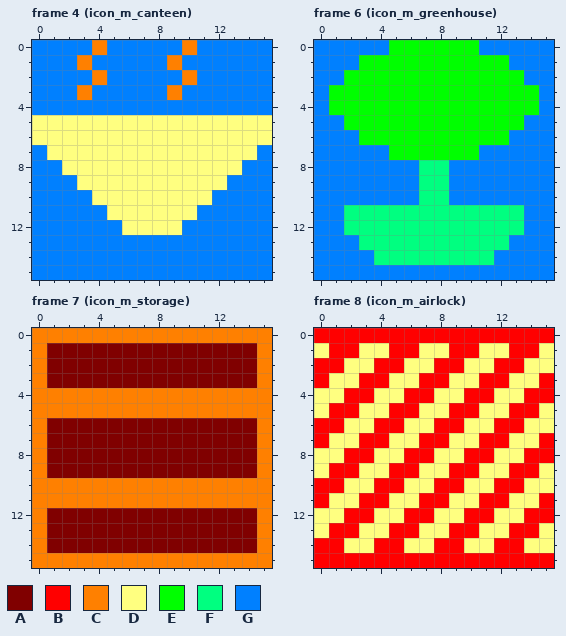
Pixel-art file: assets/aseprite/planetbase_icons_m_cpc_mode0.aseprite. Above is the file before it was changed.
16x16 pixels, 8 frames. Shown: frame 4 (icon_m_canteen), frame 6 (icon_m_greenhouse), frame 7 (icon_m_storage), frame 8 (icon_m_airlock). The commit also changed other frames, which this record leaves out.
Palette (. is transparent): A #800000  B #ff0000  C #ff8000  D #ffff80  E #00ff00  F #00ff80  G #0080ff
After the commit:
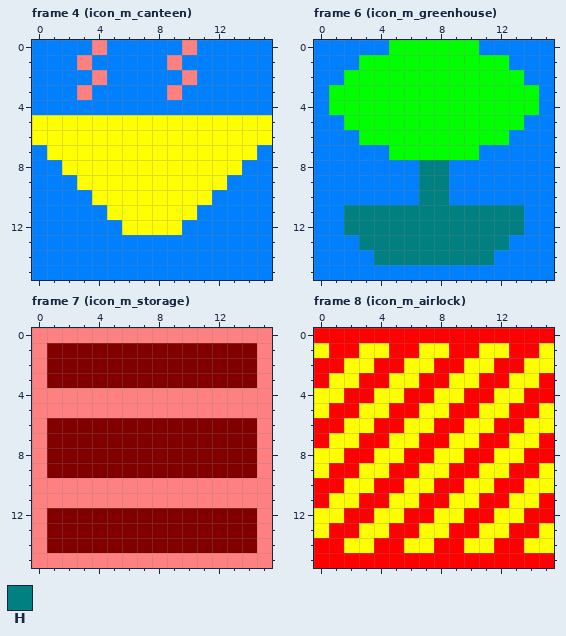
Colours new in this view: H #008080
Edits made:
colour C: #ff8000 -> #ff8080
colour D: #ffff80 -> #ffff00
Frame 6 (icon_m_greenhouse):
y 8..10: x 7..8 FF -> HH
y 11..12: x 2..13 FFFFFFFFFFFF -> HHHHHHHHHHHH
y 13: x 3..12 FFFFFFFFFF -> HHHHHHHHHH
y 14: x 4..11 FFFFFFFF -> HHHHHHHH
